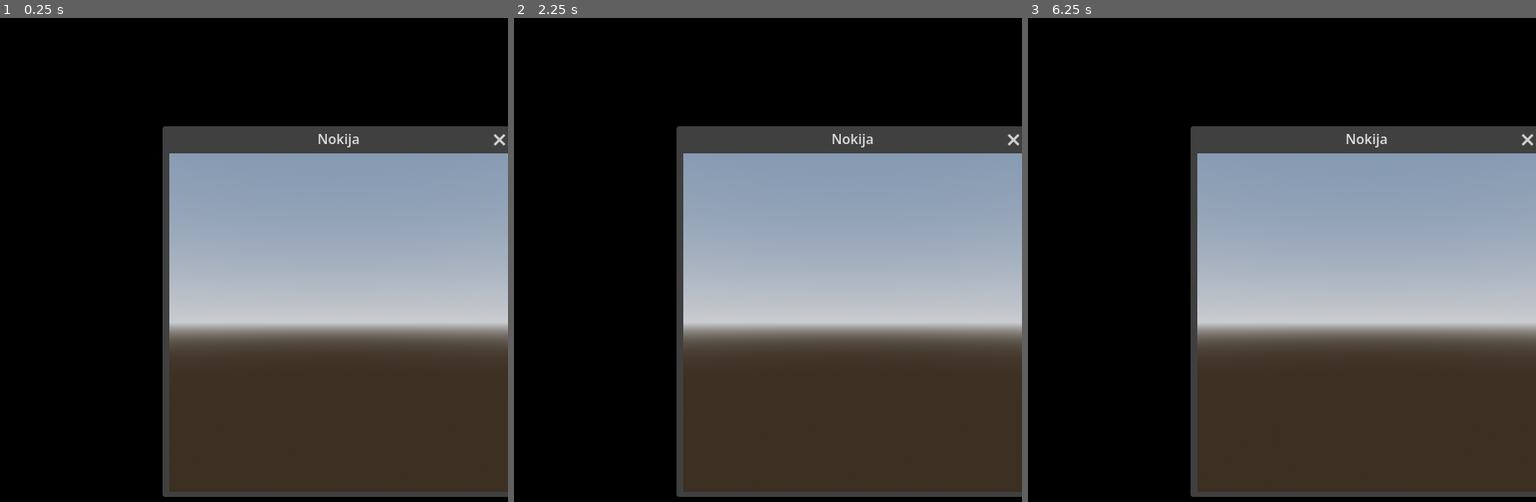
Above: before the commit, frames 1-3 (left to right).
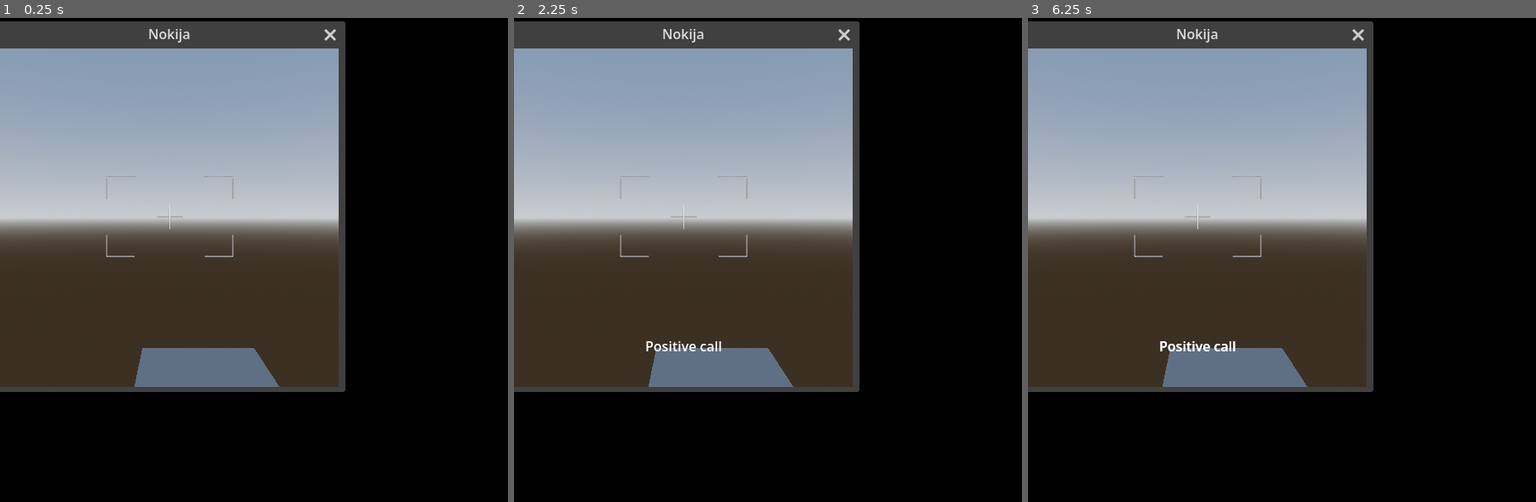
Above: after the commit, the same moments.

Repository: Pr0pyh/FonGameJam
Game: Godot game, scene res://scenes/World/world.tscn
Same seed, same stepped clock (60 frames per second), same inputs: the game is played once before the commit and once after it. The engine's default icon, where the game draws it, is replaced by a stand-in: a white triangle on a blue panel in a dark square.
Inputs:
- Up to frame 1 (0.25 s): no input
- Up to frame 2 (2.25 s): tap Enter (ui_accept) at 0.5, 0.6, 0.77, 1.07, 1.25, 1.35, 1.52, 1.82, 2, 2.1 s
- Up to frame 3 (6.25 s): tap Enter (ui_accept) at 2.75, 2.85, 3.02, 3.32, 3.5, 3.6, 3.77, 4.07, 4.25, 4.35, 4.52, 4.82, 5.1, 5.85, 6.02 s; tap Escape (ui_cancel) at 4.15 s

The runs differ from the first frame. In frame 1, 83% of the frame differs, in the area x 0-100%, y 0-99%; in frame 2, 83%; in frame 3, 83%.

Commit message:
crosshair overlay za kameru, slikanje stvari

Diff:
--- a/project.godot
+++ b/project.godot
@@ -22,6 +22,10 @@
 window/size/mode=4
 window/per_pixel_transparency/allowed=true
 
+[global_group]
+
+scanable="Objects that can be scanned"
+
 [physics]
 
 3d/physics_engine="Jolt Physics"
--- a/scenes/3DWorld/World3D.tscn
+++ b/scenes/3DWorld/World3D.tscn
@@ -16,6 +16,14 @@
 glow_enabled = true
 
 [sub_resource type="PlaneMesh" id="PlaneMesh_0vy1v"]
+
+[sub_resource type="BoxShape3D" id="BoxShape3D_x5g6k"]
+
+[sub_resource type="StandardMaterial3D" id="StandardMaterial3D_2jn4d"]
+albedo_color = Color(1, 0, 0.5294118, 1)
+
+[sub_resource type="BoxMesh" id="BoxMesh_0vy1v"]
+material = SubResource("StandardMaterial3D_2jn4d")
 
 [node name="World3d" type="Node3D" unique_id=417349566]
 
@@ -48,3 +56,12 @@
 [node name="Sprite3D" type="Sprite3D" parent="." unique_id=655026029]
 transform = Transform3D(1, 0, 0, 0, 1, 0, 0, 0, 1, 0, 1.5581281, 0)
 texture = ExtResource("1_x5g6k")
+
+[node name="StaticBody3D" type="StaticBody3D" parent="." unique_id=571174251 groups=["scanable"]]
+transform = Transform3D(1, 0, 0, 0, 1, 0, 0, 0, 1, 0, 0.38081872, 0.91548467)
+
+[node name="CollisionShape3D" type="CollisionShape3D" parent="StaticBody3D" unique_id=740256664]
+shape = SubResource("BoxShape3D_x5g6k")
+
+[node name="MeshInstance3D" type="MeshInstance3D" parent="StaticBody3D" unique_id=1496315936]
+mesh = SubResource("BoxMesh_0vy1v")
--- /dev/null
+++ b/scenes/Messages/MessageGenerator/MessageGenerator.tscn
@@ -0,0 +1,12 @@
+[gd_scene format=3 uid="uid://dfsdvprt8xkx8"]
+
+[ext_resource type="Script" uid="uid://jpf83m282fqk" path="res://scenes/Messages/MessageGenerator/message_generator.gd" id="1_bu7m5"]
+[ext_resource type="PackedScene" uid="uid://b4muwc6i2q026" path="res://scenes/Messages/PositiveMessage/PositiveMessage.tscn" id="2_hrgeq"]
+
+[node name="MessageGenerator" type="Node" unique_id=1368587972]
+script = ExtResource("1_bu7m5")
+positive_message_scene = ExtResource("2_hrgeq")
+
+[node name="MessageTimer" type="Timer" parent="." unique_id=1169594955]
+wait_time = 2.0
+autostart = true
--- /dev/null
+++ b/scenes/Messages/MessageGenerator/message_generator.gd
@@ -0,0 +1,19 @@
+extends Node
+
+@onready var timer: Timer = $MessageTimer
+@export var positive_message_scene: PackedScene
+
+var messages: Array[PositiveMessage]
+
+func _ready() -> void:
+	timer.timeout.connect(spawn_message)
+
+func _input(event: InputEvent) -> void:
+	if event.is_action_pressed("ui_cancel"):
+		var popped_message = messages.pop_back()
+		popped_message.queue_free()
+
+func spawn_message():
+	var positive_message = positive_message_scene.instantiate()
+	add_child(positive_message)
+	messages.push_back(positive_message)
--- /dev/null
+++ b/scenes/Messages/PositiveMessage/PositiveMessage.tscn
@@ -0,0 +1,29 @@
+[gd_scene format=3 uid="uid://b4muwc6i2q026"]
+
+[ext_resource type="Script" uid="uid://1231agxfc65w" path="res://scenes/Messages/PositiveMessage/positive_message.gd" id="1_v0rxc"]
+
+[node name="PositiveMessage" type="Control" unique_id=455487660]
+layout_mode = 3
+anchors_preset = 7
+anchor_left = 0.5
+anchor_top = 1.0
+anchor_right = 0.5
+anchor_bottom = 1.0
+grow_horizontal = 2
+grow_vertical = 0
+script = ExtResource("1_v0rxc")
+
+[node name="Label" type="Label" parent="." unique_id=1155844258]
+layout_mode = 1
+anchors_preset = 7
+anchor_left = 0.5
+anchor_top = 1.0
+anchor_right = 0.5
+anchor_bottom = 1.0
+offset_left = -45.0
+offset_top = -60.0
+offset_right = 46.0
+offset_bottom = -37.0
+grow_horizontal = 2
+grow_vertical = 0
+text = "Positive call"
--- /dev/null
+++ b/scenes/Messages/PositiveMessage/positive_message.gd
@@ -0,0 +1,5 @@
+extends Control
+class_name PositiveMessage
+
+func spawn():
+	visible = true
--- a/scenes/MovingWindow/moving_window.gd
+++ b/scenes/MovingWindow/moving_window.gd
@@ -10,17 +10,18 @@
 	#_Camera.anchor_mode = Camera2D.ANCHOR_MODE_FIXED_TOP_LEFT
 	transient = true
 	close_requested.connect(quit)
+	last_position = Vector2(position)
 
-func _process(delta: float) -> void:
+func _physics_process(delta: float) -> void:
 	velocity = Vector2(position) - last_position
 	last_position = Vector2(position)
+	var x = position.x*9/1920.0-4.5
+	var y = position.y*5/1080.0-2.5
 	var window_position = get_camera_pos_from_window()
-	#velocity = velocity.normalized()
-	#_Camera.position = Vector3i(window_position.x, window_position.y, 0.0)
-	_Camera.position += Vector3(velocity.x, -velocity.y, 0.0)*delta*speed
-	#_Camera.position.x = clampf(-2.0, 2.0, _Camera.position.x)
-	#_Camera.position.y = clampf(-2.0, 2.0, _Camera.position.y)
-	print(_Camera.position)
+	velocity = velocity.normalized()
+	_Camera.position = Vector3(x, -y, _Camera.position.z)
+	#_Camera.position += Vector3(velocity.x, -velocity.y, 0.0)*delta*speed
+	print(position)
 	print(velocity)
 
 func get_camera_pos_from_window() -> Vector2i:
--- /dev/null
+++ b/scenes/PhotoCounter/photo_counter.gd
@@ -0,0 +1,11 @@
+extends Node
+class_name PhotoCounter
+
+@onready var counter_display: Label = $CanvasLayer/CounterDisplay
+
+var counter = 0
+
+func add_scanned_photo():
+	counter += 1
+	counter_display.text = "Photos taken: " + str(counter)
+	print(counter)
--- /dev/null
+++ b/scenes/PhotoCounter/photo_counter.tscn
@@ -0,0 +1,14 @@
+[gd_scene format=3 uid="uid://bv5hcuv3nbgdr"]
+
+[ext_resource type="Script" uid="uid://btxgyqlcw2vxf" path="res://scenes/PhotoCounter/photo_counter.gd" id="1_m6k24"]
+
+[node name="PhotoCounter" type="Node" unique_id=1362135284]
+script = ExtResource("1_m6k24")
+
+[node name="CanvasLayer" type="CanvasLayer" parent="." unique_id=976355534]
+
+[node name="CounterDisplay" type="Label" parent="CanvasLayer" unique_id=1153989496]
+offset_left = 88.0
+offset_top = 67.0
+offset_right = 128.0
+offset_bottom = 90.0
--- /dev/null
+++ b/scenes/PhotoScan/photo_scan.gd
@@ -0,0 +1,14 @@
+extends Node3D
+
+@onready var scan_raycast: RayCast3D = $ScanRaycast
+@onready var color_rect: TextureRect = $Crosshair
+@export var photo_counter: PhotoCounter
+
+func _process(delta: float):
+	color_rect.modulate = Color(1, 1, 1, 1)
+	if scan_raycast.is_colliding():
+		var collider = scan_raycast.get_collider()
+		color_rect.modulate = Color(0, 1, 0, 1)
+		if collider.is_in_group("scanable") and Input.is_action_just_pressed("ui_accept"):
+			photo_counter.add_scanned_photo()
+			collider.queue_free()
--- /dev/null
+++ b/scenes/PhotoScan/photo_scan.tscn
@@ -0,0 +1,24 @@
+[gd_scene format=3 uid="uid://c1junqd5fosko"]
+
+[ext_resource type="Script" uid="uid://c7e8l4ug1ntrx" path="res://scenes/PhotoScan/photo_scan.gd" id="1_3305i"]
+[ext_resource type="Texture2D" uid="uid://b5ro8eyhw8w0h" path="res://assets/image-removebg-preview(11).png" id="2_mdaqh"]
+
+[node name="PhotoScan" type="Node3D" unique_id=2144187334]
+script = ExtResource("1_3305i")
+
+[node name="ScanRaycast" type="RayCast3D" parent="." unique_id=264579129]
+target_position = Vector3(0, 0, -5)
+
+[node name="Crosshair" type="TextureRect" parent="." unique_id=25712490]
+anchors_preset = 8
+anchor_left = 0.5
+anchor_top = 0.5
+anchor_right = 0.5
+anchor_bottom = 0.5
+offset_left = -20.0
+offset_top = -20.0
+offset_right = 20.0
+offset_bottom = 20.0
+grow_horizontal = 2
+grow_vertical = 2
+texture = ExtResource("2_mdaqh")
--- a/scenes/World/world.tscn
+++ b/scenes/World/world.tscn
@@ -2,8 +2,10 @@
 
 [ext_resource type="Script" uid="uid://dxo5fhqqltiuq" path="res://scenes/World/world.gd" id="1_eyogv"]
 [ext_resource type="Script" uid="uid://c6eju1oespdes" path="res://scenes/MovingWindow/moving_window.gd" id="2_807wd"]
-[ext_resource type="Texture2D" uid="uid://bpnbtc5whbcfw" path="res://icon.svg" id="2_bhb7g"]
+[ext_resource type="PackedScene" uid="uid://c1junqd5fosko" path="res://scenes/PhotoScan/photo_scan.tscn" id="3_7602k"]
 [ext_resource type="PackedScene" uid="uid://2bjpngqo5kkr" path="res://scenes/3DWorld/World3D.tscn" id="4_56o5f"]
+[ext_resource type="PackedScene" uid="uid://bv5hcuv3nbgdr" path="res://scenes/PhotoCounter/photo_counter.tscn" id="4_inth5"]
+[ext_resource type="PackedScene" uid="uid://dfsdvprt8xkx8" path="res://scenes/Messages/MessageGenerator/MessageGenerator.tscn" id="5_qficy"]
 
 [node name="World" type="Node" unique_id=1022742830]
 script = ExtResource("1_eyogv")
@@ -12,21 +14,24 @@
 [node name="Window" type="Window" parent="." unique_id=538663633 node_paths=PackedStringArray("_Camera")]
 oversampling_override = 1.0
 title = "Nokija"
-initial_position = 2
+position = Vector2i(0, 36)
 size = Vector2i(400, 400)
 script = ExtResource("2_807wd")
 _Camera = NodePath("Camera3D")
 
 [node name="Camera3D" type="Camera3D" parent="Window" unique_id=1960584221]
-transform = Transform3D(1, 0, 0, 0, 1, 0, 0, 0, 1, -1.9547845, 1.2684264, 3.2882)
+transform = Transform3D(1, 0, 0, 0, 1, 0, 0, 0, 1, 0, 0, 3.5843658)
 top_level = true
 current = true
 fov = 55.0
 
-[node name="Sprite2D" type="Sprite2D" parent="." unique_id=759920696]
-visible = false
-position = Vector2(377, 289)
-texture = ExtResource("2_bhb7g")
+[node name="PhotoScan" parent="Window/Camera3D" unique_id=2144187334 node_paths=PackedStringArray("photo_counter") instance=ExtResource("3_7602k")]
+transform = Transform3D(1, 0, 0, 0, 1, 0, 0, 0, 1, 0, 0, -1.0421112)
+photo_counter = NodePath("../PhotoCounter")
+
+[node name="PhotoCounter" parent="Window/Camera3D" unique_id=1362135284 instance=ExtResource("4_inth5")]
+
+[node name="MessageGenerator" parent="Window/Camera3D" unique_id=1368587972 instance=ExtResource("5_qficy")]
 
 [node name="World3d" parent="." unique_id=417349566 instance=ExtResource("4_56o5f")]
 transform = Transform3D(1, 0, 0, 0, 1, 0, 0, 0, 1, 0, 0, -1.2279096)
Binary file added: assets/image-removebg-preview(11).png
Not shown, added: assets/image-removebg-preview(11).png.import
Not shown, added: scenes/Messages/MessageGenerator/message_generator.gd.uid
Not shown, added: scenes/Messages/PositiveMessage/positive_message.gd.uid
Not shown, added: scenes/PhotoCounter/photo_counter.gd.uid
Not shown, added: scenes/PhotoScan/photo_scan.gd.uid
